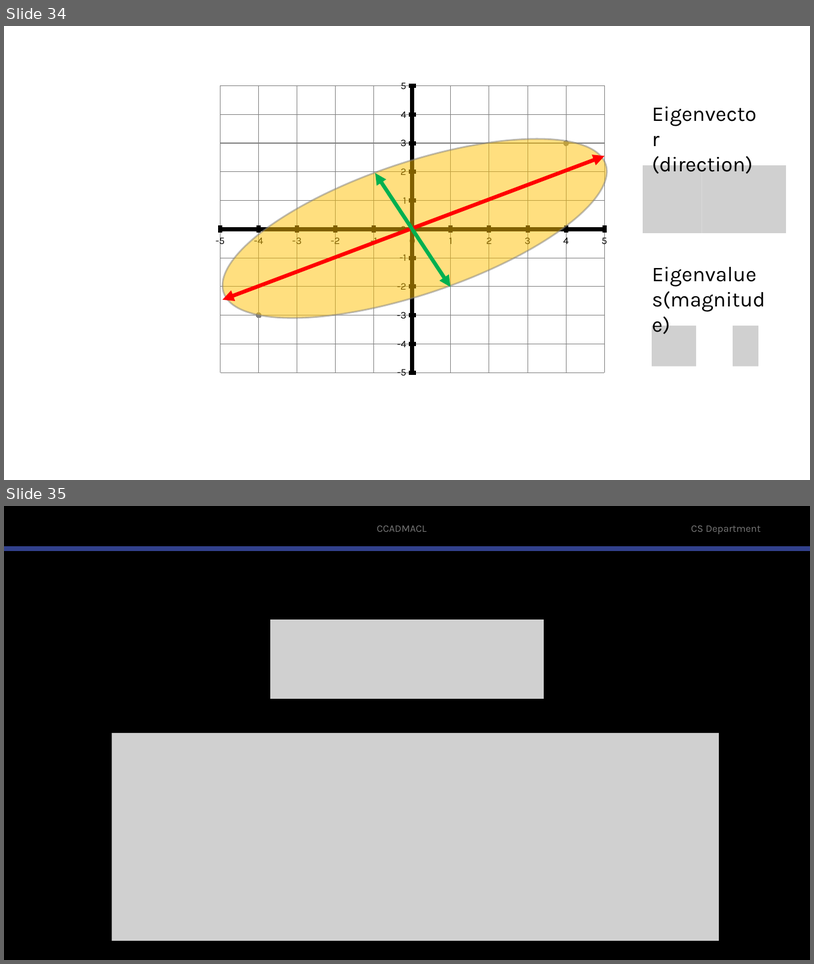
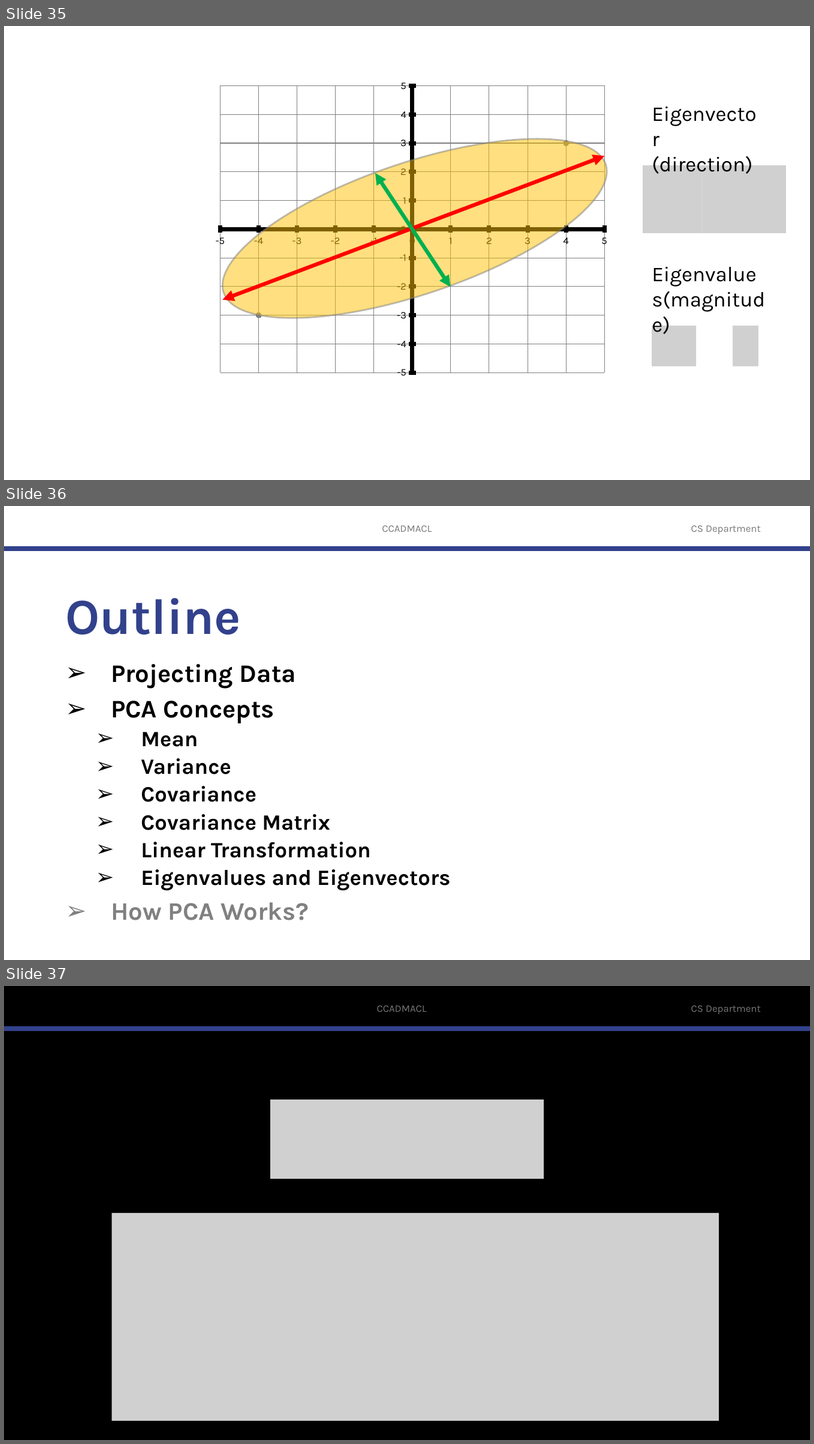
Before and after one commit to robitussin/CCADMACL, a slide deck: 7 - Principal Component Analysis/Principal Component Analysis (Math).pptx. Shown one above the other, each under a label of ours: slides 34 and 35 before the commit, slides 35, 36 and 37 after it. The pictures are 814x964 and 814x1444 pixels, drawn with LibreOffice and Linux fonts; fonts in the diff are those of the drawing; grey boxes stand for pictures; background and template pictures are left out. Boxes give left, top, right and bottom in pixels: in the first picture for what was removed or moved away, otherwise in the second. Text is boxed around its words. In the diff, an @@ line names an element or a change of style, - is before the commit and + after.

```diff
--- a/7 - Principal Component Analysis/Principal Component Analysis (Math).pptx
+++ b/7 - Principal Component Analysis/Principal Component Analysis (Math).pptx
@@ slide 36 added at box(4, 506, 810, 960), background #FFFFFF; not listed: 2 template elements that a slide beside it also shows @@
@@ text added at box(382, 525, 432, 532), 12 pt, text #797979 @@
+CCADMACL
@@ text added at box(65, 598, 241, 634), 60 pt, text #32418C, bold @@
+Outline
@@ text added at box(111, 664, 450, 920), 26 pt, text #000000, bold @@
+➢ Projecting Data
+➢ PCA Concepts
+  ➢ Mean
+  ➢ Variance
+  ➢ Covariance
+  ➢ Covariance Matrix
+  ➢ Linear Transformation
+  ➢ Eigenvalues and Eigenvectors
+➢ How PCA Works?
@@ what was slide 34 is now slide 35 @@
@@ what was slide 35 is now slide 37 @@
```
Also in this commit, not shown: 1 slide changed, 1 other slide added.
